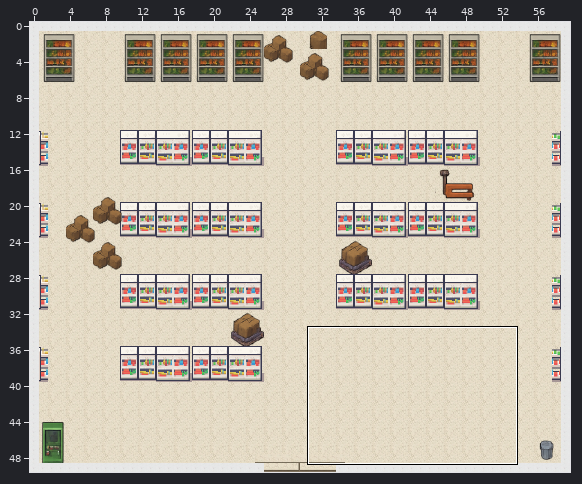
Tiled map, stored at assets/map/mapa.tmx. The picture above shows the old version from afar; the outline marks the close-up.
Close-up. Before the edit:
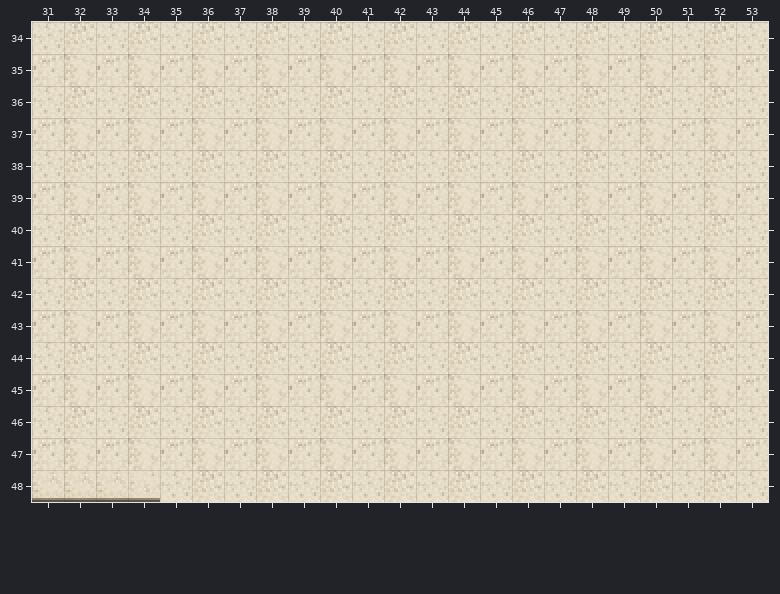
Cells are 16x16 px. Shown: x 31..53, y 34..48.
After:
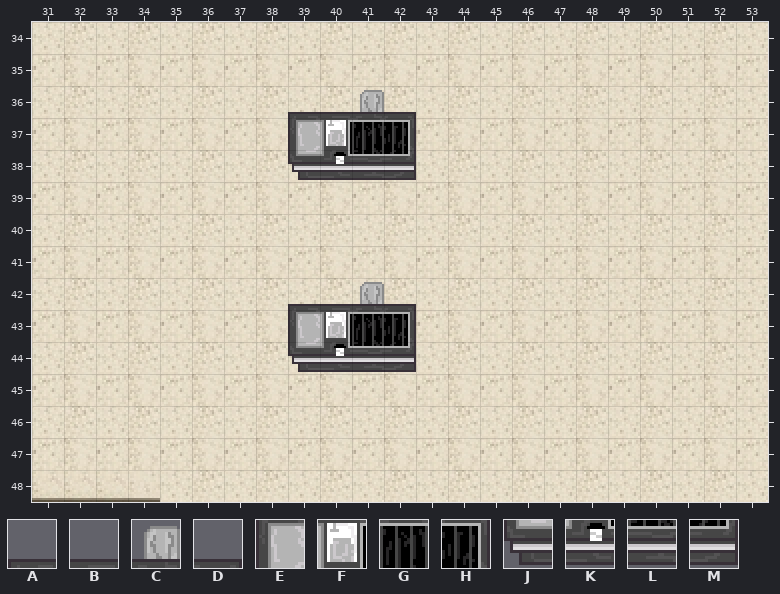
Key: from "kafelki5": A 0, B 1, C 2, D 3, E 4, F 5, G 6, H 7, J 8, K 9, L 10, M 11.
_ is an empty cell.
Tiles of an added or newly shown layer are drawn over the layers below it.
Diff:
Layer "Kasy" (added):
The edit adds tile A in row 36 at x 39; in row 42 at x 39.
The edit adds tile B in row 36 at x 40; in row 42 at x 40.
The edit adds tile C in row 36 at x 41; in row 42 at x 41.
The edit adds tile D in row 36 at x 42; in row 42 at x 42.
The edit adds tile E in row 37 at x 39; in row 43 at x 39.
The edit adds tile F in row 37 at x 40; in row 43 at x 40.
The edit adds tile G in row 37 at x 41; in row 43 at x 41.
The edit adds tile H in row 37 at x 42; in row 43 at x 42.
The edit adds tile J in row 38 at x 39; in row 44 at x 39.
The edit adds tile K in row 38 at x 40; in row 44 at x 40.
The edit adds tile L in row 38 at x 41; in row 44 at x 41.
The edit adds tile M in row 38 at x 42; in row 44 at x 42.
